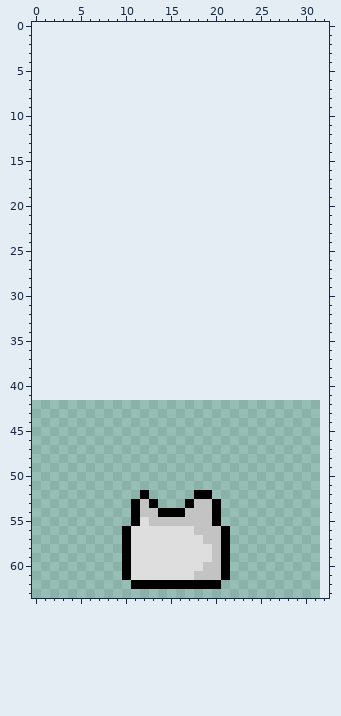
One commit to this sprite sheet: Assets/Resources/Equipment/Cloth_Basic.png. That is the earlier state.
The file is 32x32 pixels. Shown: x 0..32, y 0..63. The old version is drawn lined up with the new one, on the new canvas.
The same view after the edit:
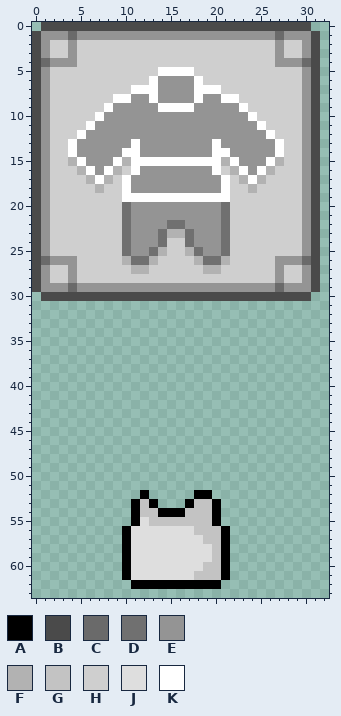
Palette (. is transparent): A #000000  B #4a4a4a  C #6a6a6a  D #707070  E #949494  F #b2b2b2  G #c3c3c3  H #cfcfcf  J #dedede  K #ffffff
From old to new:
canvas 32x32 -> 49x74, the old top-left corner now at 0,42
@@ x 0..32 @@
- 0 .................................
- 1 .................................
- 2 .................................
- 3 .................................
- 4 .................................
- 5 .................................
- 6 .................................
- 7 .................................
- 8 .................................
- 9 .................................
-10 .................................
-11 .................................
-12 .................................
-13 .................................
-14 .................................
-15 .................................
-16 .................................
-17 .................................
-18 .................................
-19 .................................
-20 .................................
-21 .................................
-22 .................................
-23 .................................
-24 .................................
-25 .................................
-26 .................................
-27 .................................
-28 .................................
-29 .................................
-30 .................................
+ 0 .BBBBBBBBBBBBBBBBBBBBBBBBBBBBBB..
+ 1 BEEECEEEEEEEEEEEEEEEEEEEEEECEEEB.
+ 2 BEHHEHHHHHHHHHHHHHHHHHHHHHHEHHEB.
+ 3 BEHHEHHHHHHHHHHHHHHHHHHHHHHEHHEB.
+ 4 BCEEEHHHHHHHHHHHHHHHHHHHHHHEEECB.
+ 5 BEHHHHHHHHHHHHKKKKHHHHHHHHHHHHEB.
+ 6 BEHHHHHHHHHHHKEEEEKHHHHHHHHHHHEB.
+ 7 BEHHHHHHHHHKKKEEEEKKKHHHHHHHHHEB.
+ 8 BEHHHHHHHKKEEKEEEEKEEKKHHHHHHHEB.
+ 9 BEHHHHHHKEEEEEKKKKEEEEEKHHHHHHEB.
+10 BEHHHHHKEEEEEEEEEEEEEEEEKHHHHHEB.
+11 BEHHHHKEEEEEEEEEEEEEEEEEEKHHHHEB.
+12 BEHHHKEEEEEEEEEEEEEEEEEEEEKHHHEB.
+13 BEHHKEEEEEEKEEEEEEEEKEEEEEEKHHEB.
+14 BEHHKEEEEEKKEEEEEEEEKKEEEEEKHHEB.
+15 BEHHFKEEEKFKKKKKKKKKKFKEEEKFHHEB.
+16 BEHHHFKEKFHKEEEEEEEEKHFKEKFHHHEB.
+17 BEHHHHFKFHKEEEEEEEEEEKHFKFHHHHEB.
+18 BEHHHHHFHHKEEEEEEEEEEKHHFHHHHHEB.
+19 BEHHHHHHHHKKKKKKKKKKKKHHHHHHHHEB.
+20 BEHHHHHHHHDEEEEEEEEEEDHHHHHHHHEB.
+21 BEHHHHHHHHDEEEEEEEEEEDHHHHHHHHEB.
+22 BEHHHHHHHHDEEEEDDEEEEDHHHHHHHHEB.
+23 BEHHHHHHHHDEEEDFFDEEEDHHHHHHHHEB.
+24 BEHHHHHHHHDEEEDHHDEEEDHHHHHHHHEB.
+25 BEHHHHHHHHDEEDFHHFDEEDHHHHHHHHEB.
+26 BCEEEHHHHHFDDFHHHHFDDFHHHHHEEECB.
+27 BEHHEHHHHHHFFHHHHHHFFHHHHHHEHHEB.
+28 BEHHEHHHHHHHHHHHHHHHHHHHHHHEHHEB.
+29 BEEECEEEEEEEEEEEEEEEEEEEEEECEEEB.
+30 .BBBBBBBBBBBBBBBBBBBBBBBBBBBBBB..
 31 .................................
Boxes around the changes in both pictures, in picture pixels (x1, y1, x2, y2):
added: (32, 22, 320, 301)
